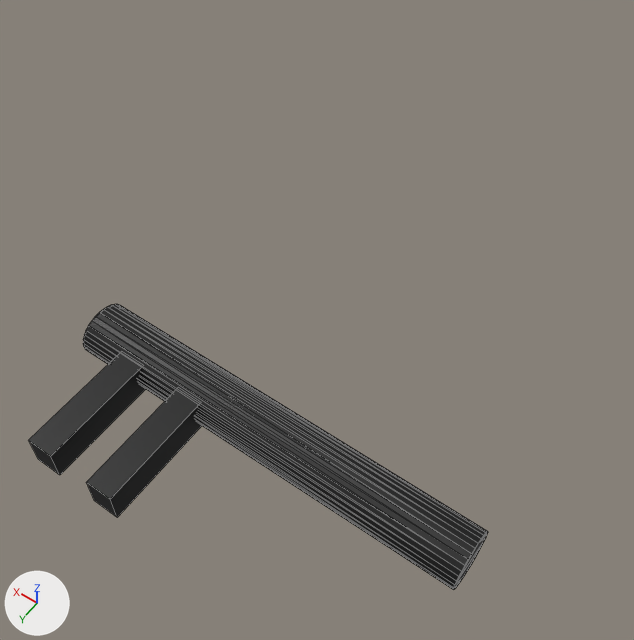
A saved change to the OBJ model DirectXGame/Resources/KeyDown/KeyDown.obj.
Rendered twice from a 50 mm lens placed at (-0.387, 0.439, 0.981), pointed at (0.075, -0.209, -0.037). The axes (+X, +Y, +Z) are drawn at lower left. The lights are the same throughout. Mesh edges are drawn as thin lines. Where no turn or scale is listed for an object, it has been applied to the vertices.

The older version as bpy lines, for what is in view:
```python
me_円柱 = bpy.data.meshes.new('円柱')
me_円柱.from_pydata(...)  # a 32-sided cylinder along x spanning x -0.294..0.294, y -0.04..0.04, z -0.035..0.035
me_円柱.materials.append(mat_gold)  # black #000000
me_立方体 = bpy.data.meshes.new('立方体')
me_立方体.from_pydata(...)  # a box spanning x 0.09..0.13, y 0.026..0.194, z -0.025..0.025
me_立方体.materials.append(mat_gold)  # black #000000
me_立方体_001 = bpy.data.meshes.new('立方体.001')
me_立方体_001.from_pydata(...)  # a box spanning x 0.19..0.23, y 0.026..0.194, z -0.025..0.025
me_立方体_001.materials.append(mat_gold)  # black #000000
ob_円柱 = bpy.data.objects.new('円柱', me_円柱)
ob_円柱.location = (0.0, 0.0, 0.0)
ob_立方体 = bpy.data.objects.new('立方体', me_立方体)
ob_立方体.location = (0.0, 0.0, 0.0)
ob_立方体_001 = bpy.data.objects.new('立方体.001', me_立方体_001)
ob_立方体_001.location = (0.0, 0.0, 0.0)
```
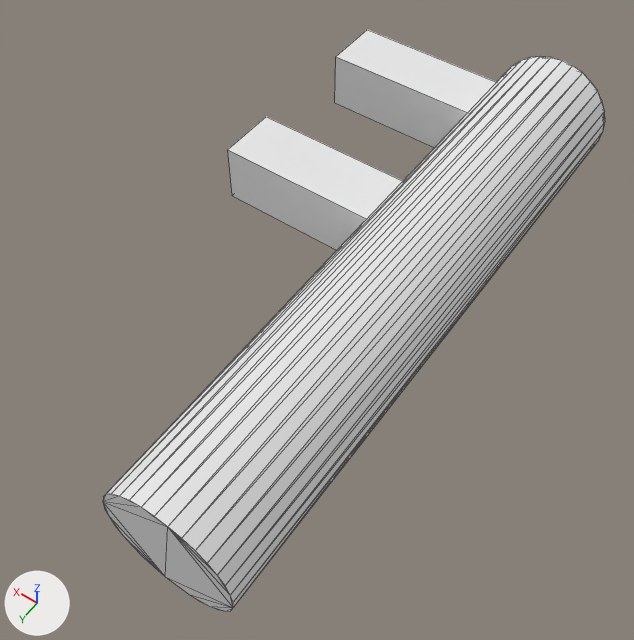
Boxes (x1, y1, x2, y2) around the edits, measured in the pictures (634 x 640 px):
'円柱', recoloured, reshaped (24% wider, 94% taller)
    before: (83, 304, 488, 590)
    after: (103, 56, 605, 612)
'Cube.002', added
    after: (228, 116, 402, 250)
'Cube.001', added
    after: (335, 29, 496, 147)
'立方体', deleted (black)
    before: (86, 389, 202, 518)
'立方体.001', deleted (black)
    before: (29, 352, 146, 475)

Edits to the bpy script that builds the scene:
```text
Add mat_マテリアル:
    mat_マテリアル = principled_material('マテリアル')
    mat_マテリアル.base_color = (0.8, 0.8, 0.8)  # white #e7e7e7
    mat_マテリアル.roughness = 1.0
Add mat_material_002:
    mat_material_002 = principled_material('Material.002')
    mat_material_002.base_color = (0.8, 0.8, 0.8)  # white #e7e7e7
    mat_material_002.roughness = 1.0
Add mat_material_001:
    mat_material_001 = principled_material('Material.001')
    mat_material_001.base_color = (0.8, 0.8, 0.8)  # white #e7e7e7
    mat_material_001.roughness = 1.0
Change me_円柱:
    where me_円柱.from_pydata(...)  # 64 vertices, 124 faces; spans x -0.294..0.294, y -0.04..0.04, z -0.035..0.035
    used by ob_円柱; location = (0.0, 0.0, 0.0)
    remove me_円柱.materials.append(mat_gold)  # black #000000
    me_円柱 part 1: the whole mesh is multiplied about its middle by the matrix ((0.0, 0.0, -2.874), (-1.7, 0.0, 0.0), (0.0, 2.502, 0.0)), then moved by (0.0, -0.3, 0.0)
    add me_円柱.materials.append(mat_マテリアル)  # white #e7e7e7
Add me_cube_002:
    me_cube_002.from_pydata(...)  # a box spanning x 0.05..0.35, y -0.45..-0.35, z -0.05..0.05
    me_cube_002.materials.append(mat_material_002)  # white #e7e7e7
Add me_cube_001:
    me_cube_001.from_pydata(...)  # a box spanning x 0.05..0.35, y -0.75..-0.65, z -0.05..0.05
    me_cube_001.materials.append(mat_material_001)  # white #e7e7e7
Remove ob_立方体:
    ob_立方体 = bpy.data.objects.new('立方体', me_立方体)
    ob_立方体.location = (0.0, 0.0, 0.0)
Remove ob_立方体_001:
    ob_立方体_001 = bpy.data.objects.new('立方体.001', me_立方体_001)
    ob_立方体_001.location = (0.0, 0.0, 0.0)
Add ob_cube_002:
    ob_cube_002 = bpy.data.objects.new('Cube.002', me_cube_002)
    ob_cube_002.location = (0.0, 0.0, 0.0)
Add ob_cube_001:
    ob_cube_001 = bpy.data.objects.new('Cube.001', me_cube_001)
    ob_cube_001.location = (0.0, 0.0, 0.0)
```
